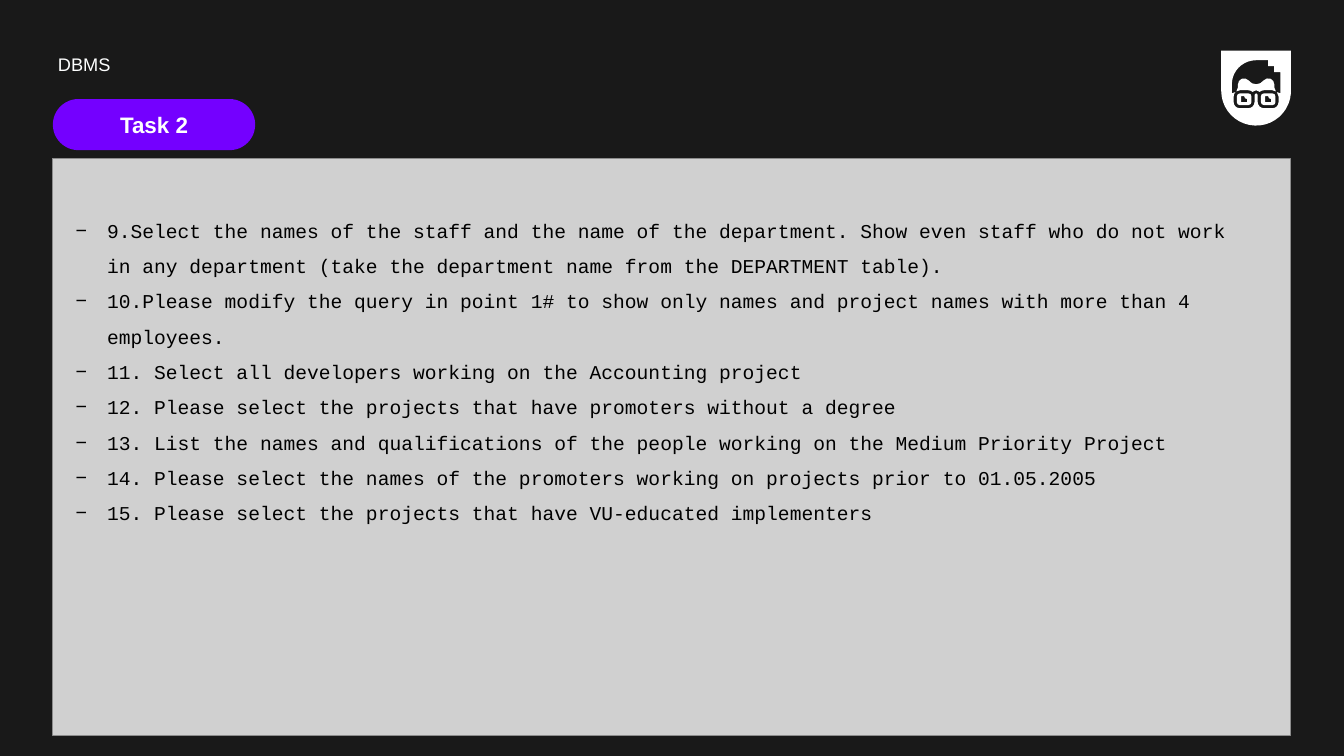
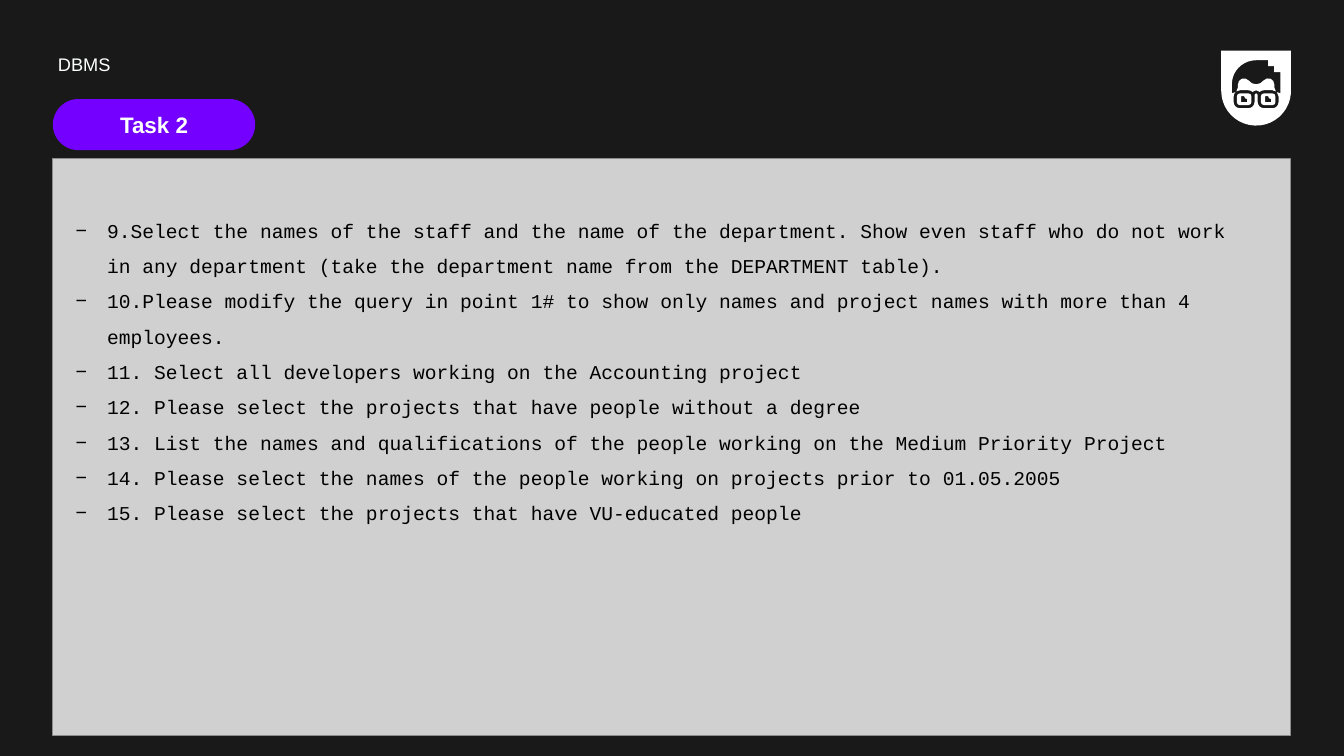
Before and after one commit to fpovilas/CodeAcademy, a slide deck: slide 23 of Lesson59/Lesson Material/03. DBMS en.pptx. Drawn at 1344x756 pixels with LibreOffice and Linux fonts; fonts in the diff are those of the drawing; grey boxes stand for pictures. Boxes give left, top, right and bottom in pixels: in the first picture for what was removed or moved away, otherwise in the second. Text is boxed around its words. In the diff, an @@ line names an element or a change of style, - is before the commit and + after.

```diff
--- a/Lesson59/Lesson Material/03. DBMS en.pptx
+++ b/Lesson59/Lesson Material/03. DBMS en.pptx
@@ text at bbox=[107, 400, 861, 418]: text changed @@
-− 12. Please select the projects that have promoters without a degree
+− 12. Please select the projects that have people without a degree
@@ text at bbox=[107, 471, 1061, 524]: text changed @@
-− 14. Please select the names of the promoters working on projects prior to 01.05.2005
-− 15. Please select the projects that have VU-educated implementers
+− 14. Please select the names of the people working on projects prior to 01.05.2005
+− 15. Please select the projects that have VU-educated people
```
Also in this commit, not shown: 3 other files.
